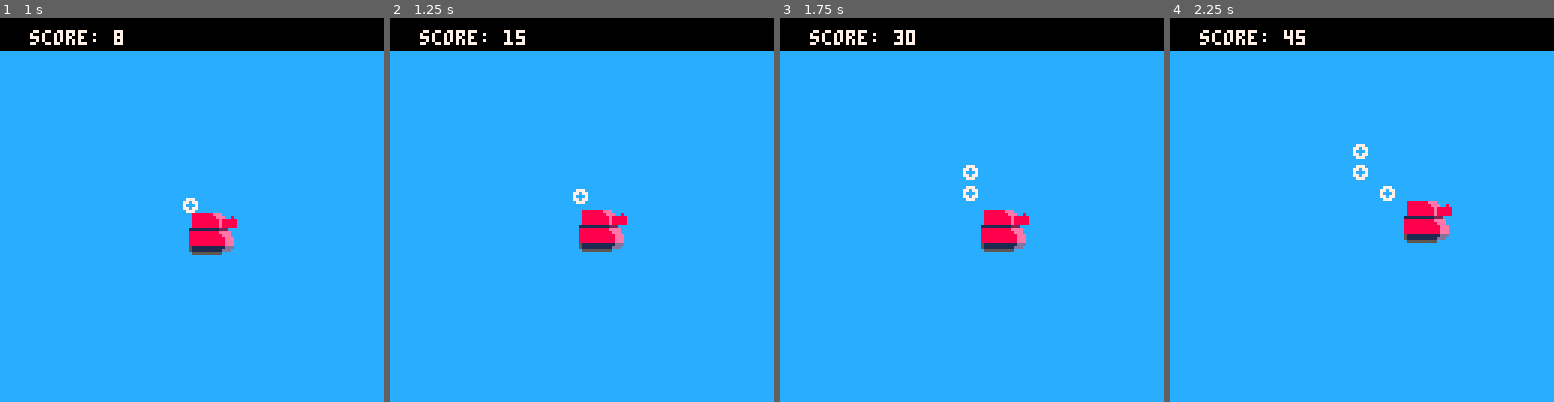
Above: before the commit, frames 1-4 (left to right).
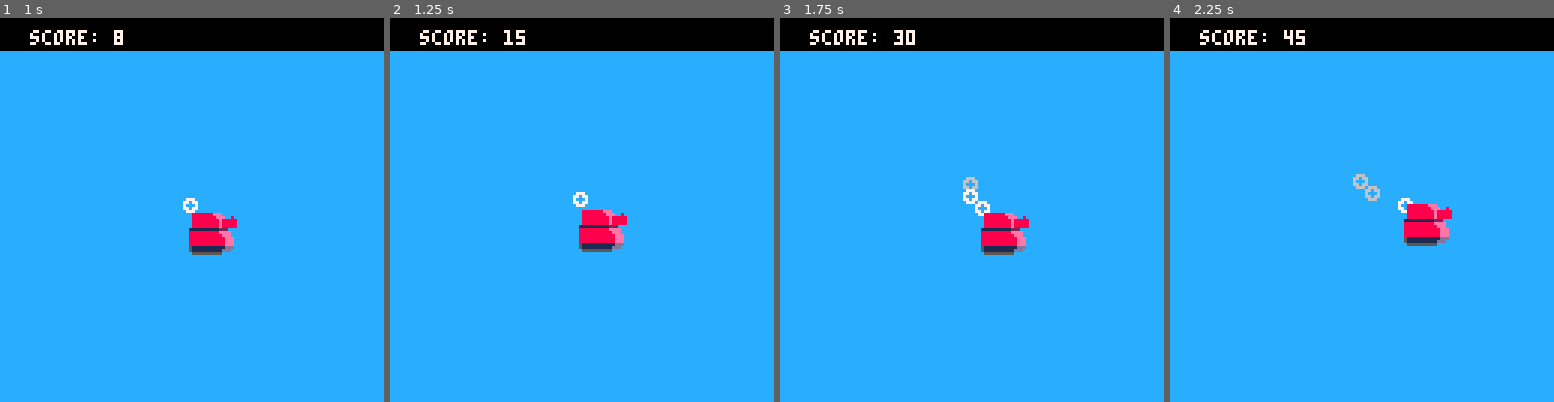
Above: after the commit, the same moments.

Repository: wbprice/pico-wars
Game: PICO-8 cartridge pico-wars.p8
Same seed, same stepped clock (60 frames per second), same inputs: the game is played once before the commit and once after it.
Inputs:
- Up to frame 1 (1 s): tap O (Z key) at 0.7 s
- Up to frame 2 (1.25 s): no input
- Up to frame 3 (1.75 s): hold Right from 1.6 s (still down); tap O (Z key) at 1.7 s
- Up to frame 4 (2.25 s): release Right at 2.1 s; tap O (Z key) at 2.1 s; hold Up from 2.15 s (still down)

Frame 1 is identical in both runs. In frame 2, 0.1% of the frame differs, in the area x 47-52%, y 44-50%; in frame 3, 0.9%; in frame 4, 1.1%, in the area x 47-74%, y 32-60%.

Commit message:
exhaust change color based on age

Diff:
--- a/pico-wars.p8
+++ b/pico-wars.p8
@@ -35,7 +35,7 @@
 end
 
 function update_second_counter()
-	if second_counter > 5 then
+	if second_counter == 5 then
 		second_counter = 0
 		two_step_phase = not two_step_phase
 	else
@@ -51,6 +51,16 @@
 	return exhaust
 end
 
+function getexhaustcolor(age)
+	if age > 30 then
+		return 1
+	elseif age > 15 then
+		return 6
+	else
+		return 7
+	end
+end
+
 function queueexhaust(x, y)
 	local length = 0;
 
@@ -70,8 +80,8 @@
 
 function drawexhaust()
 	foreach(exhausts, function(exhaust)
-		circfill(exhaust.x, exhaust.y - exhaust.age / 2, 2, 7)
-		circfill(exhaust.x, exhaust.y - exhaust.age / 2, 1, 12)
+		circfill(exhaust.x, exhaust.y - exhaust.age / 3, 2, getexhaustcolor(exhaust.age))
+		circfill(exhaust.x, exhaust.y - exhaust.age / 3, 1, 12)
 	end)
 end
 
